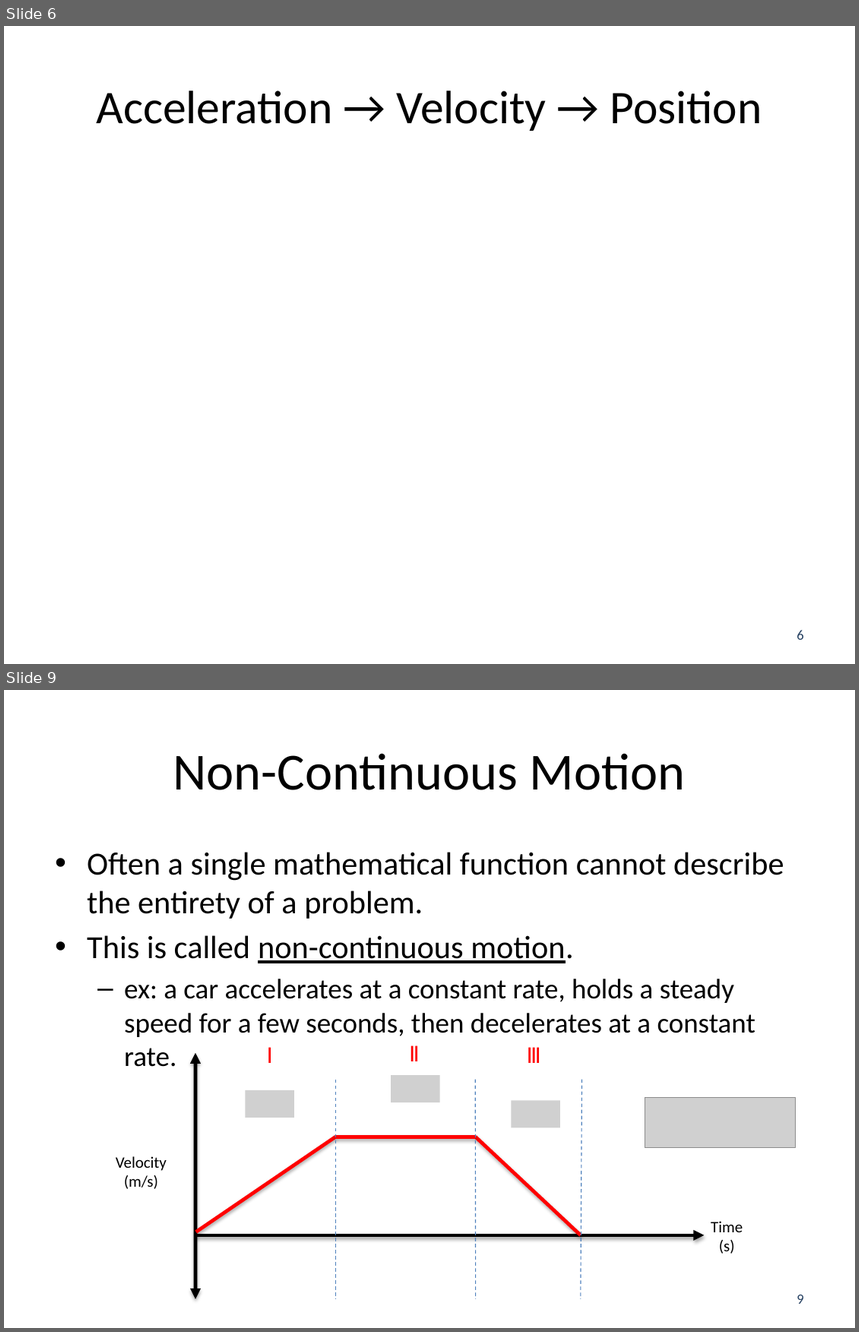
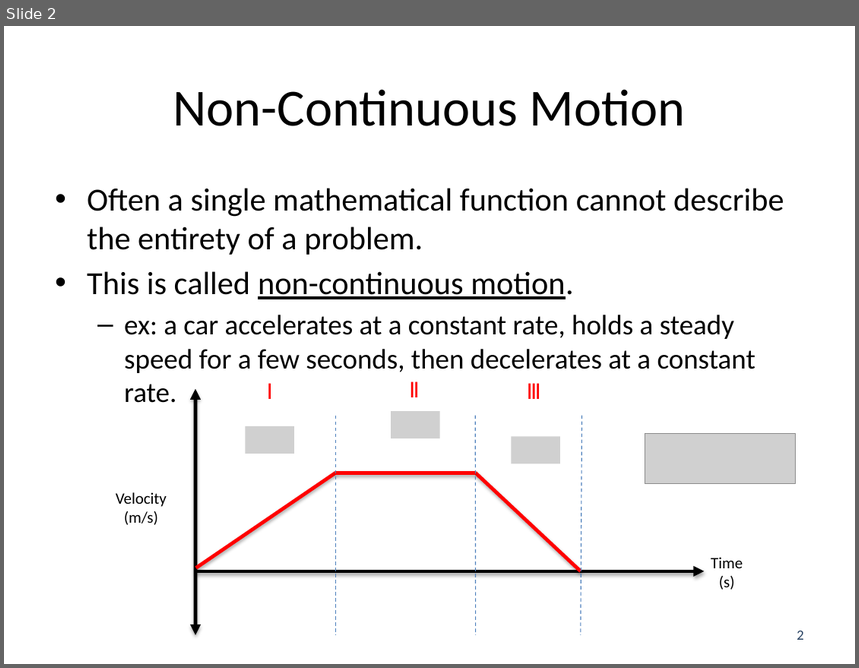
Before and after one commit to JacobMoore/mechanics_textbook, a slide deck: Lecture Slides/VideoLectureSlides/8.2.pptx. Shown one above the other, each under a label of ours: slides 6 and 9 before the commit, slide 2 after it; the slides between them are not shown. The pictures are 859x1332 and 859x668 pixels, drawn with LibreOffice and Linux fonts; fonts in the diff are those of the drawing; grey boxes stand for pictures. Boxes give left, top, right and bottom in pixels: in the first picture for what was removed or moved away, otherwise in the second. Text is boxed around its words. In the diff, an @@ line names an element or a change of style, - is before the commit and + after.

```diff
--- a/Lecture Slides/VideoLectureSlides/8.2.pptx
+++ b/Lecture Slides/VideoLectureSlides/8.2.pptx
@@ slide 6 removed at [4, 26, 855, 664], background #FFFFFF @@
@@ title removed at [96, 91, 762, 131] @@
-Acceleration → Velocity → Position
@@ page number removed at [797, 630, 804, 640] @@
-6
@@ what was slide 9 is now slide 2 @@
@@ page number at [797, 631, 804, 640]: text changed @@
-9
+2
```
Also in this commit, not shown: 2 slides changed, 6 other slides removed, 27 other files.
